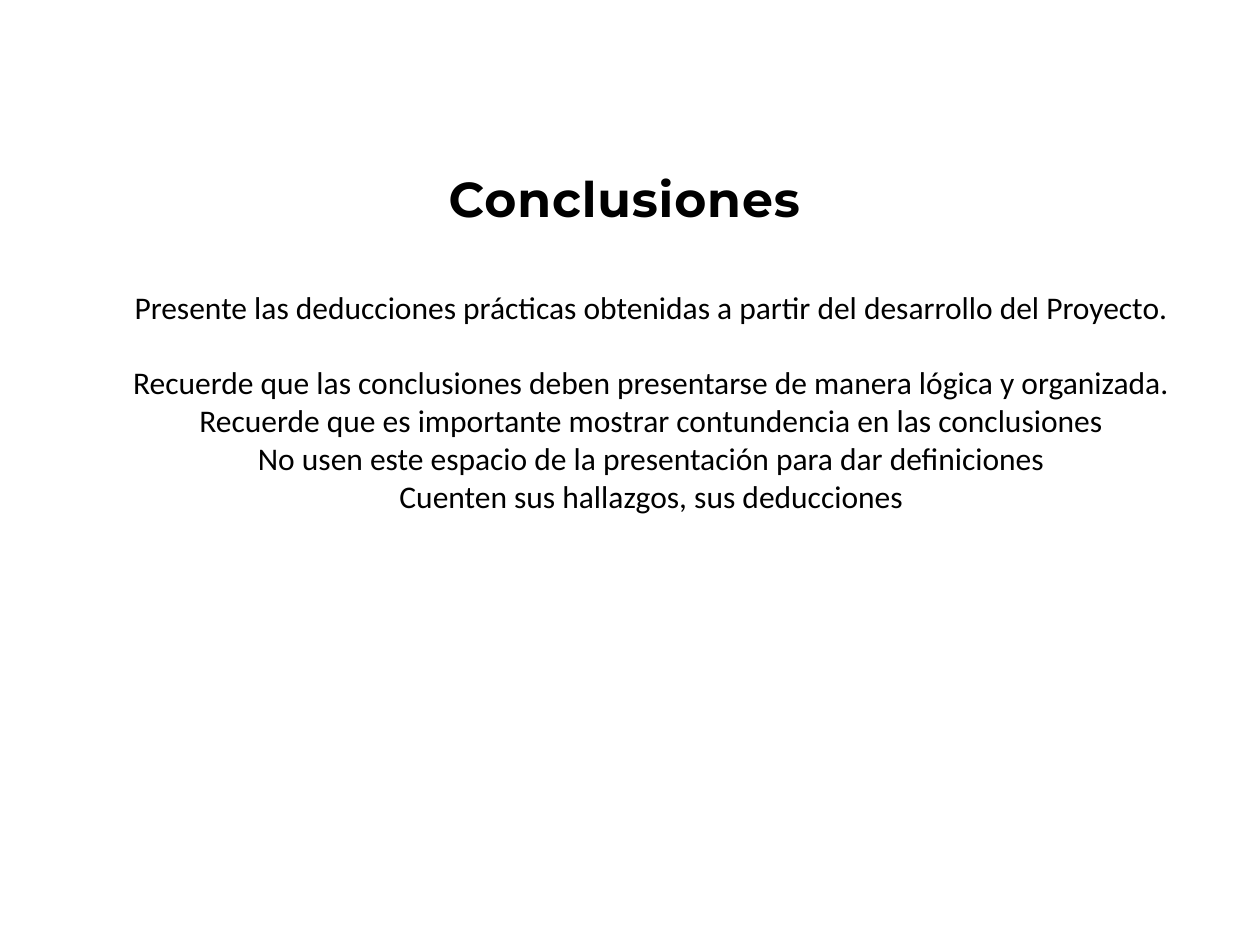
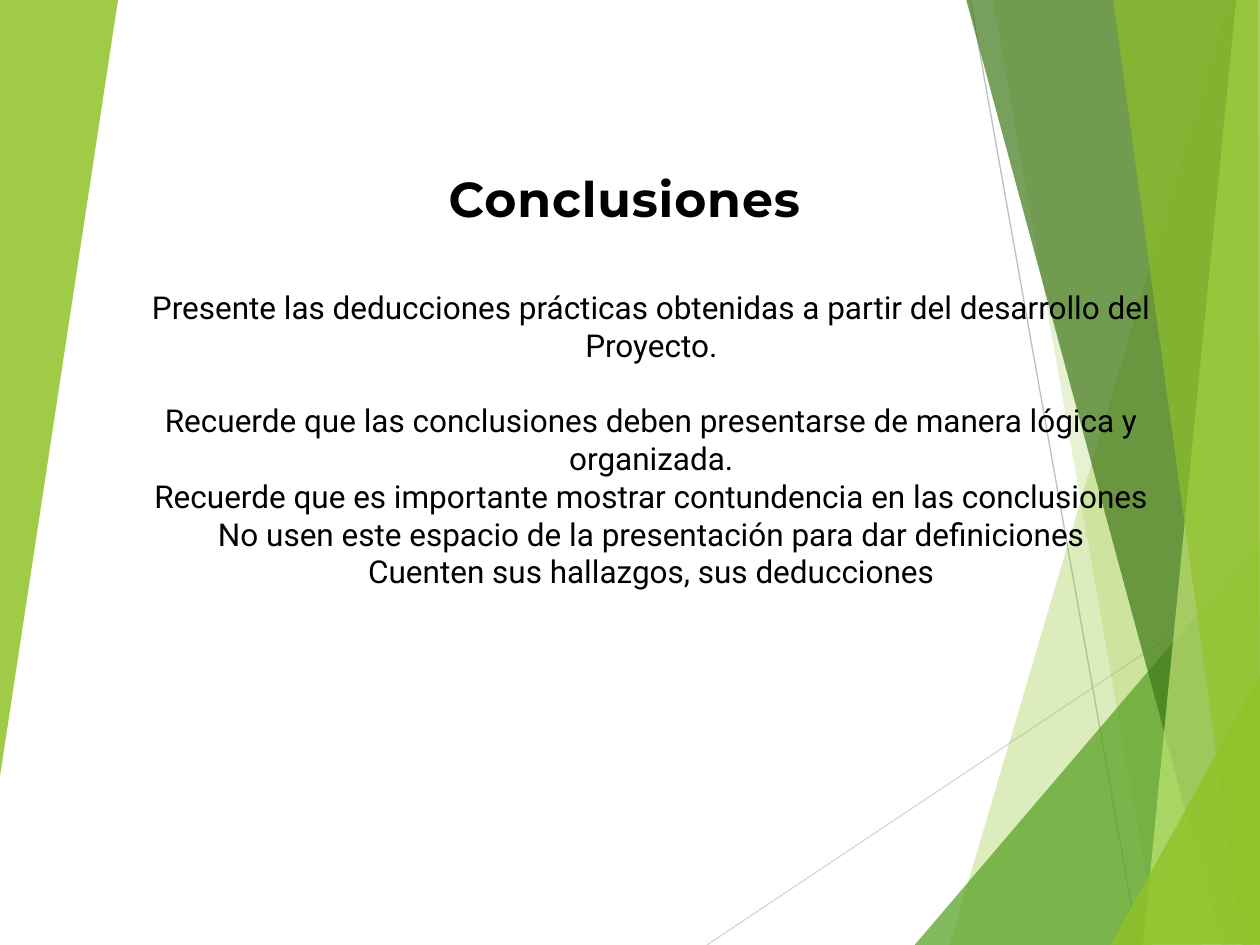
Before and after one commit to andy645jh/ProyectoGrado, a slide deck: slide 15 of extras/docs/rdc_presentacion.pptx (slide 11 before the commit). Drawn at 1260x945 pixels with LibreOffice and Linux fonts; fonts in the diff are those of the drawing. Boxes give left, top, right and bottom in pixels: in the first picture for what was removed or moved away, otherwise in the second. Text is boxed around its words. In the diff, an @@ line names an element or a change of style, - is before the commit and + after.

```diff
--- a/extras/docs/rdc_presentacion.pptx
+++ b/extras/docs/rdc_presentacion.pptx
@@ group added at box(0, 0, 1260, 945): 8 freeform shapes, 2 lines @@
@@ text "Presente las deducciones prácticas obtenidas ..." at box(152, 290, 1150, 590): font Calibri to Roboto @@
```
Also in this commit, not shown: 8 other slides changed, 9 slides added, 5 slides removed.
